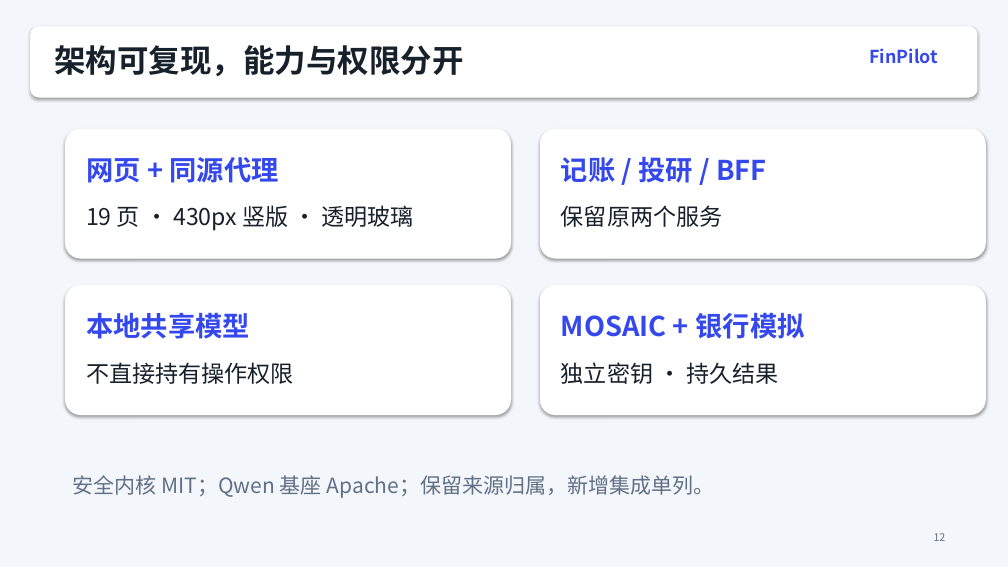
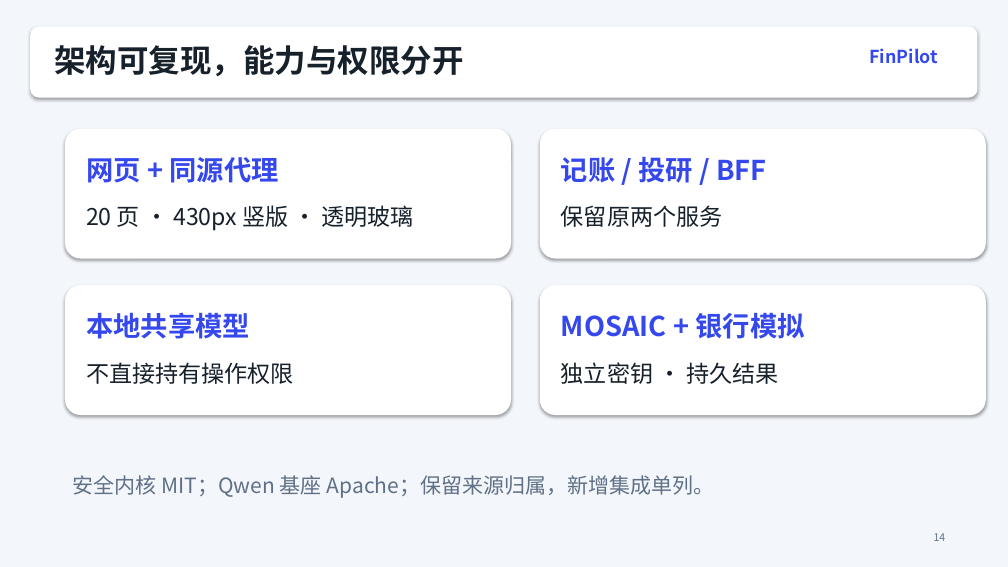
Before and after one commit to gr-peng/gonghang, a slide deck: slide 14 of materials/FinPilot-presentation.pptx (slide 12 before the commit). Drawn at 1008x567 pixels with LibreOffice and Linux fonts; fonts in the diff are those of the drawing. Boxes give left, top, right and bottom in pixels: in the first picture for what was removed or moved away, otherwise in the second. Text is boxed around its words. In the diff, an @@ line names an element or a change of style, - is before the commit and + after.

```diff
--- a/materials/FinPilot-presentation.pptx
+++ b/materials/FinPilot-presentation.pptx
@@ text at box(86, 205, 414, 231): text changed @@
-19 页 · 430px 竖版 · 透明玻璃
+20 页 · 430px 竖版 · 透明玻璃
@@ text at box(934, 533, 946, 541): text changed @@
-12
+14
```
Also in this commit, not shown: 8 other slides changed, 2 slides added, 38 other files.
